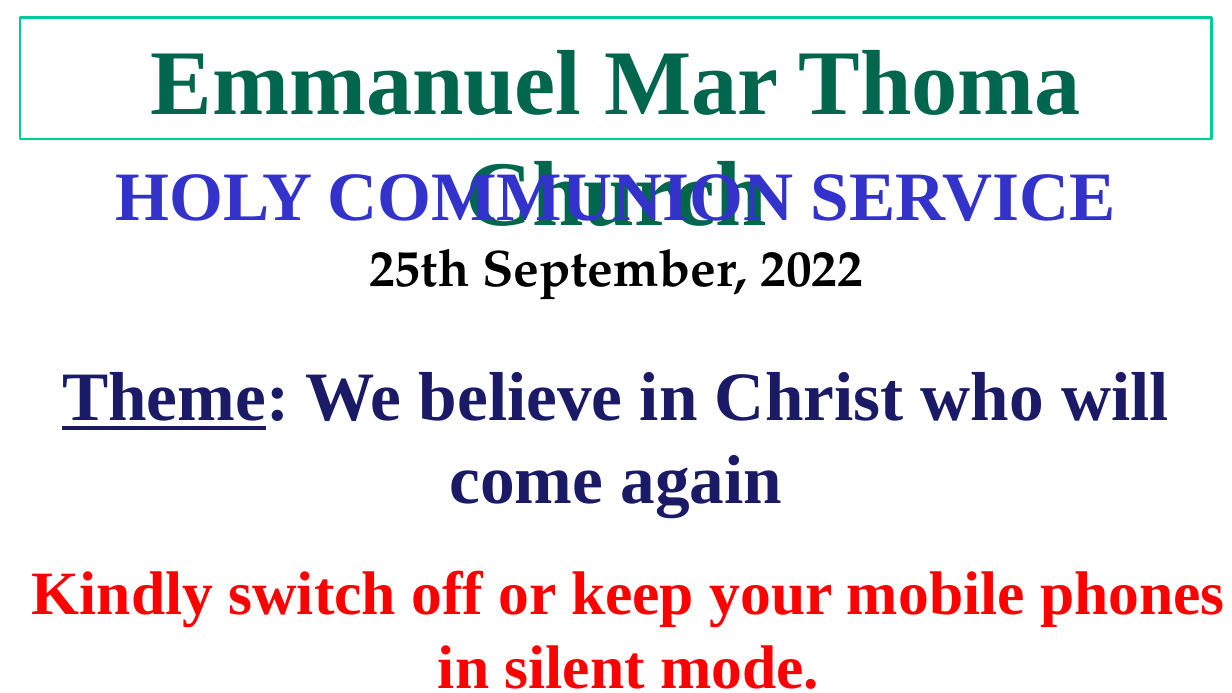
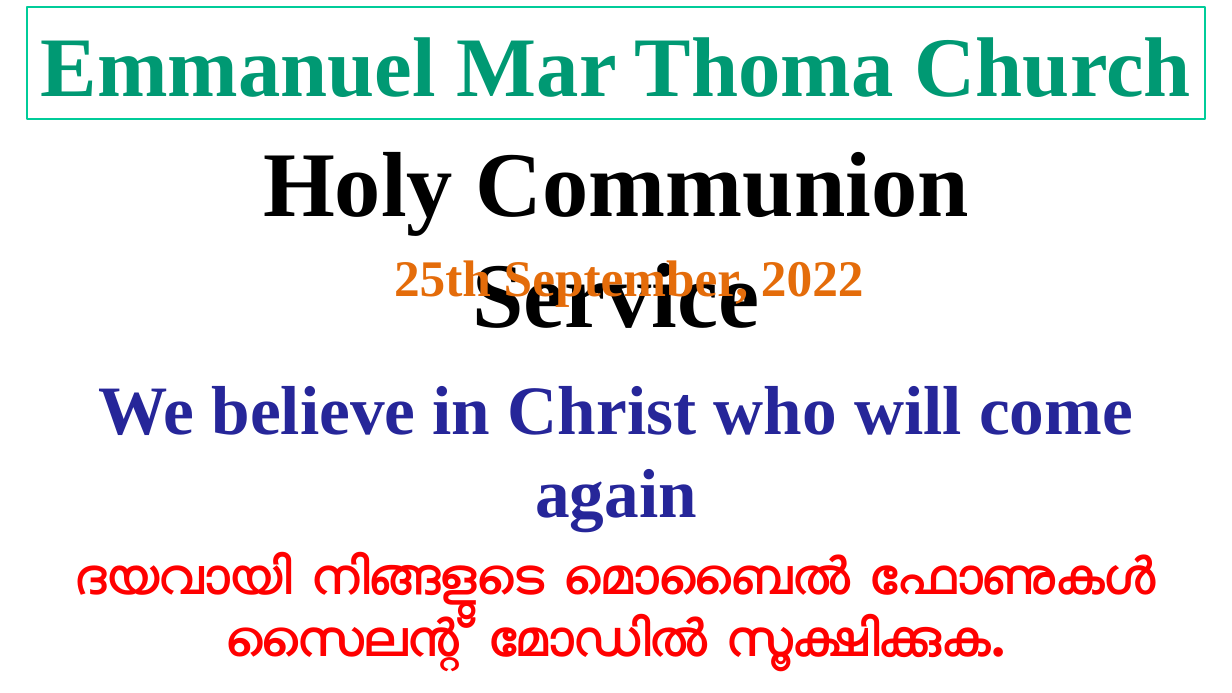
Before and after one commit to gijocode/Church_PPT_Utility, a slide deck: slide 1 of templates/english_service_template.pptx. Drawn at 1232x693 pixels with LibreOffice and Linux fonts; fonts in the diff are those of the drawing. Boxes give left, top, right and bottom in pixels: in the first picture for what was removed or moved away, otherwise in the second. Text is boxed around its words. In the diff, an @@ line names an element or a change of style, - is before the commit and + after.

```diff
--- a/templates/english_service_template.pptx
+++ b/templates/english_service_template.pptx
@@ rectangle "Emmanuel Mar Thoma Church" resized from (x1=20, y1=18, x2=1213, y2=139) to (x1=27, y1=7, x2=1205, y2=119) @@
@@ rectangle "Emmanuel Mar Thoma Church" at (x1=27, y1=7, x2=1205, y2=119): size 72 to 66 pt, text colour #00664D to #009973 @@
@@ text at (x1=263, y1=152, x2=969, y2=328): text changed; size 54 to 72 pt; text colour #3333CC to #000000 @@
-HOLY COMMUNION SERVICE
+Holy Communion Service
@@ text "25th September, 2022" moved from (x1=369, y1=249, x2=863, y2=300) to (x1=394, y1=260, x2=864, y2=307) @@
@@ text "25th September, 2022" at (x1=394, y1=260, x2=864, y2=307): font TeX Gyre Pagella to Times New Roman, text colour #000000 to #E46C0A @@
@@ text at (x1=98, y1=386, x2=1133, y2=531): text changed; text colour #191966 to #262699 @@
-Theme: We believe in Christ who will come again
+We believe in Christ who will come again
@@ text at (x1=76, y1=555, x2=1156, y2=670): text changed; size 48 to 40 pt; font Times New Roman to TeX Gyre Schola @@
-Kindly switch off or keep your mobile phones in silent mode.
+ദയവായി നിങ്ങളുടെ മൊബൈൽ ഫോണുകൾ സൈലന്റ് മോഡിൽ സൂക്ഷിക്കുക.
```
Also in this commit, not shown: 5 other slides changed, 1 slide added, 2 other files.
